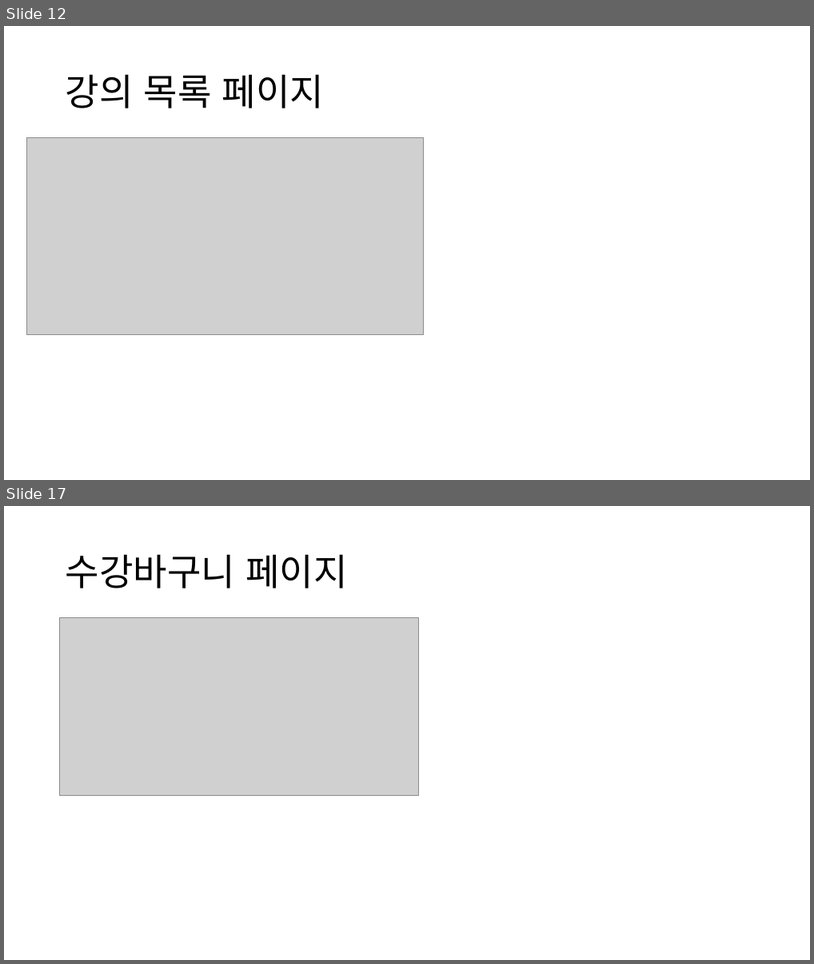
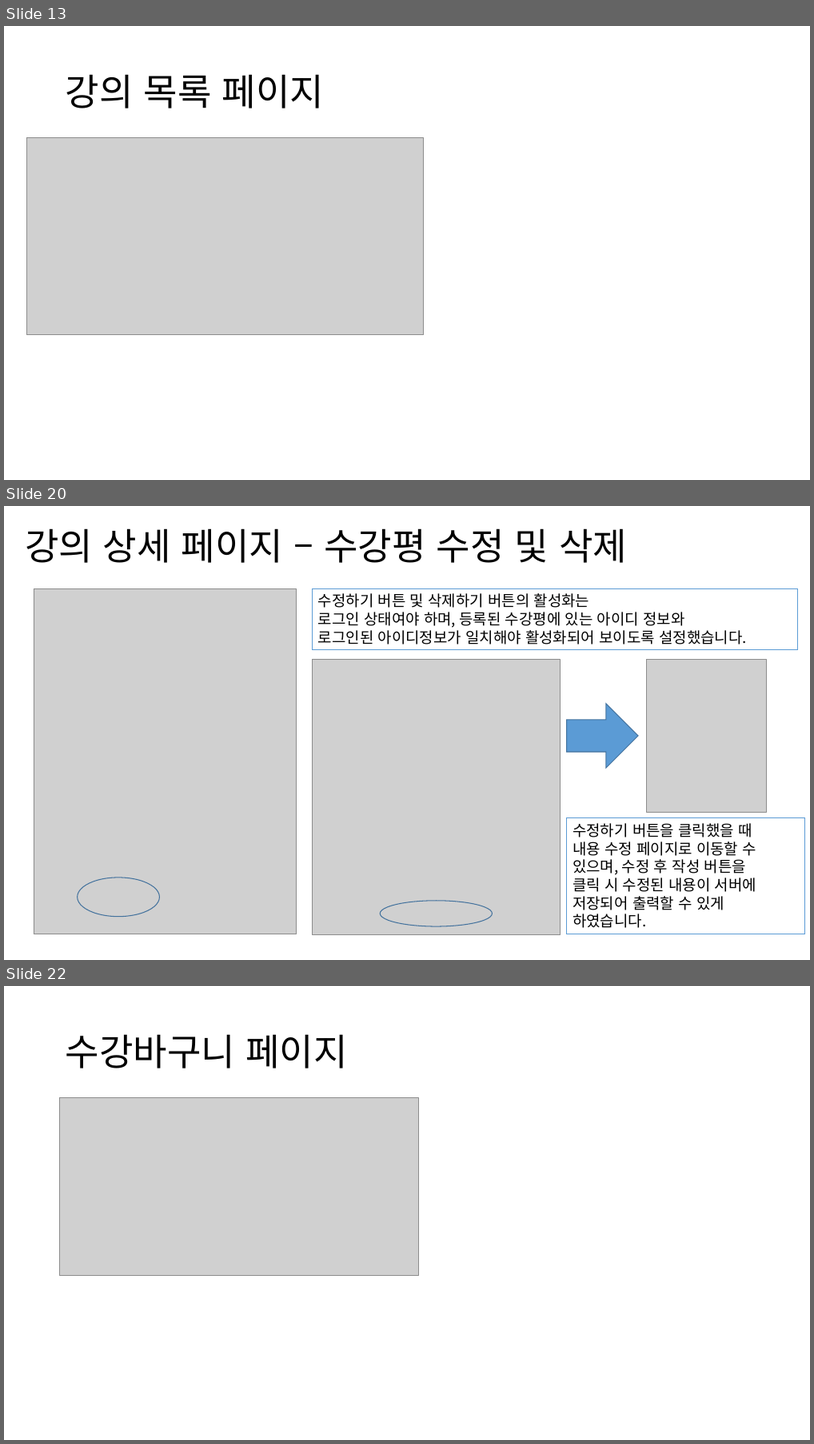
Before and after one commit to NALASAI/SelfIntroduction, a slide deck: 1조 project 포트폴리오(이력서용).pptx. Shown one above the other, each under a label of ours: slides 12 and 17 before the commit, slides 13, 20 and 22 after it; the slides between them are not shown. The pictures are 814x964 and 814x1444 pixels, drawn with LibreOffice and Linux fonts; fonts in the diff are those of the drawing; grey boxes stand for pictures. Boxes give left, top, right and bottom in pixels: in the first picture for what was removed or moved away, otherwise in the second. Text is boxed around its words. In the diff, an @@ line names an element or a change of style, - is before the commit and + after.

Commit message:
자기소개서(지원동기 수정중) / 포트폴리오 기술면접 대비 기술 넣는중

```diff
--- a/1조 project 포트폴리오(이력서용).pptx
+++ b/1조 project 포트폴리오(이력서용).pptx
@@ slide 20 added at (4,506,810,960), background #FFFFFF @@
@@ title added at (25,528,627,563), 44 pt, text #000000 @@
+강의 상세 페이지 – 수강평 수정 및 삭제
@@ picture added at (34,589,297,934) @@
@@ rectangle added at (313,589,798,650), outline #5B9BD5 0.75 pt, 18 pt, text #000000 @@
+수정하기 버튼 및 삭제하기 버튼의 활성화는
+로그인 상태여야 하며, 등록된 수강평에 있는 아이디 정보와
+로그인된 아이디정보가 일치해야 활성화되어 보이도록 설정했습니다.
@@ picture added at (313,659,561,934) @@
@@ picture added at (647,659,767,812) @@
@@ right arrow added at (567,704,638,768), fill #5B9BD5, outline #43739E 1 pt @@
@@ rectangle added at (567,818,806,934), outline #5B9BD5 0.75 pt, 18 pt, text #000000 @@
+수정하기 버튼을 클릭했을 때
+내용 수정 페이지로 이동할 수
+있으며, 수정 후 작성 버튼을
+클릭 시 수정된 내용이 서버에
+저장되어 출력할 수 있게
+하였습니다.
@@ ellipse added at (77,877,159,916), outline #43739E 1 pt @@
@@ ellipse added at (380,900,492,927), outline #43739E 1 pt @@
@@ what was slide 12 is now slide 13 @@
@@ what was slide 17 is now slide 22 @@
```
Also in this commit, not shown: 8 slides changed, 5 other slides added, 1 slide removed, 1 other file.
